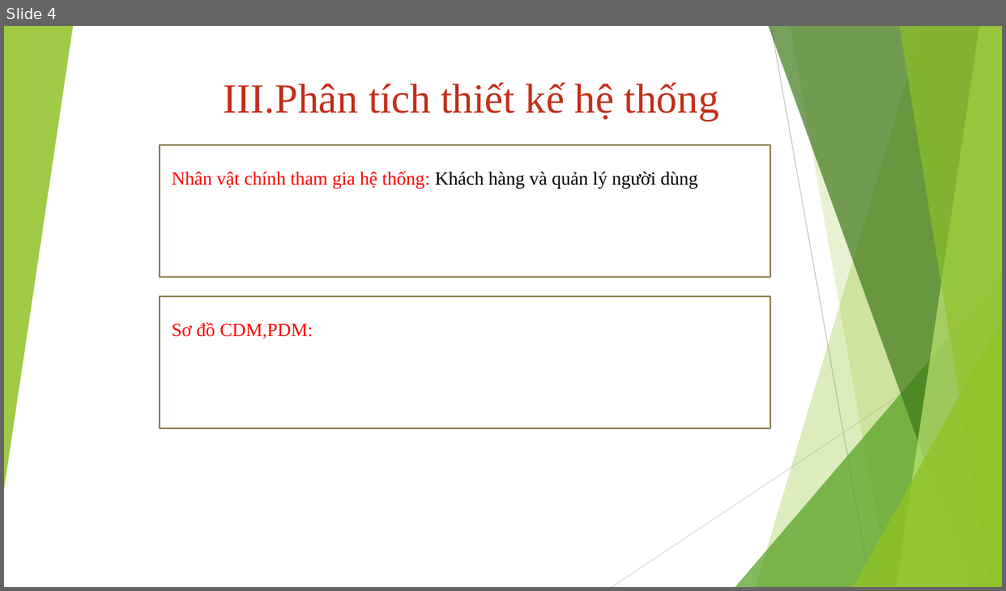
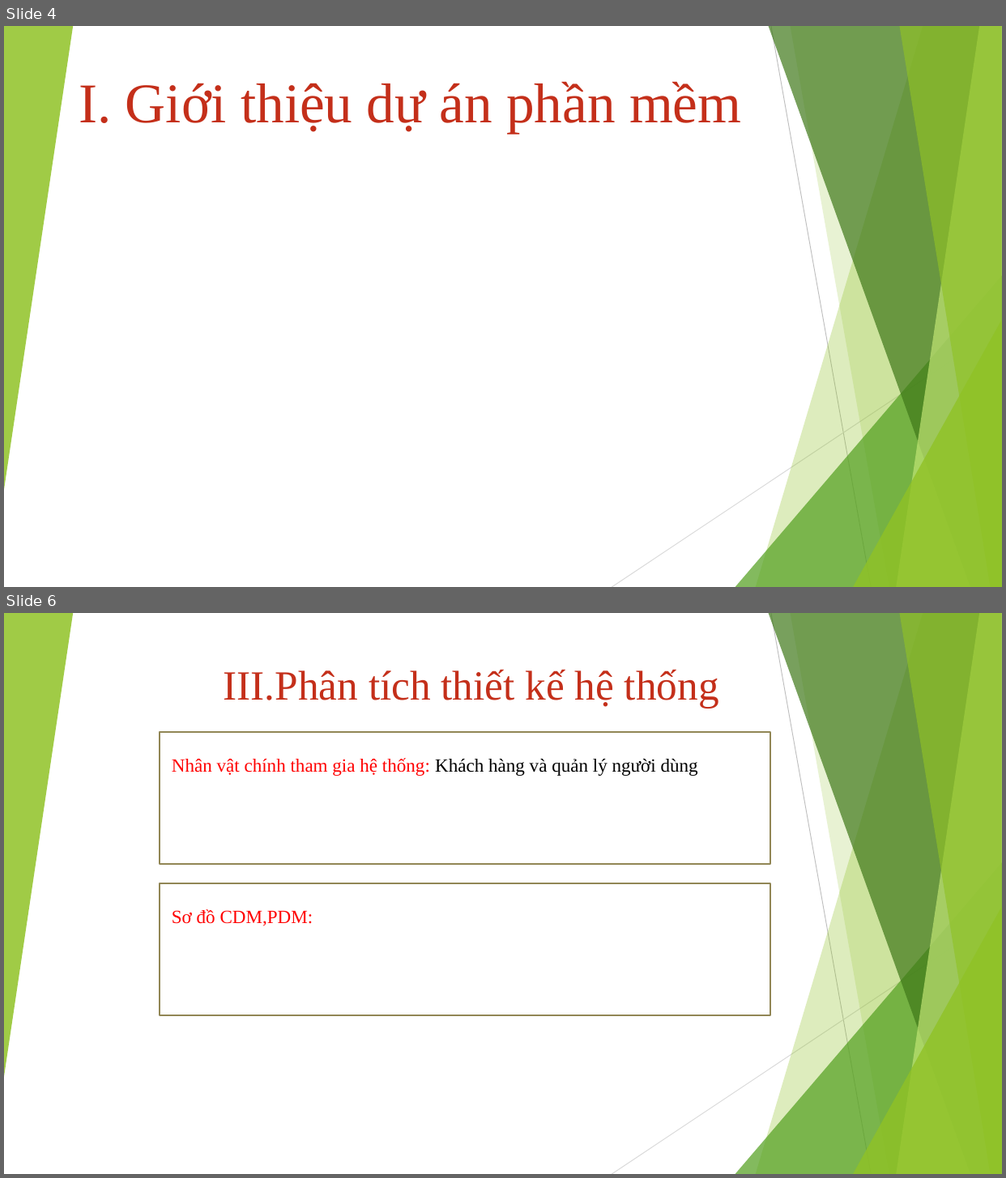
Before and after one commit to DinhNguyen2011/CNPM, a slide deck: Đồ án CNPM.pptx. Shown one above the other, each under a label of ours: slide 4 before the commit, slides 4 and 6 after it; the slides between them are not shown. The pictures are 1006x591 and 1006x1178 pixels, drawn with LibreOffice and Linux fonts; fonts in the diff are those of the drawing. Boxes give left, top, right and bottom in pixels: in the first picture for what was removed or moved away, otherwise in the second. Text is boxed around its words. In the diff, an @@ line names an element or a change of style, - is before the commit and + after.

```diff
--- a/Đồ án CNPM.pptx
+++ b/Đồ án CNPM.pptx
@@ slide 4 added at [4, 26, 1002, 587], background #FFFFFF; not listed: 10 template elements that a slide beside it also shows @@
@@ text added at [79, 81, 741, 134], 54 pt, text gradient #62170D to #C42F1A to #EB7766 @@
+I. Giới thiệu dự án phần mềm
@@ what was slide 4 is now slide 6 @@
```
Also in this commit, not shown: 3 slides changed, 1 other slide added, 2 other files.
